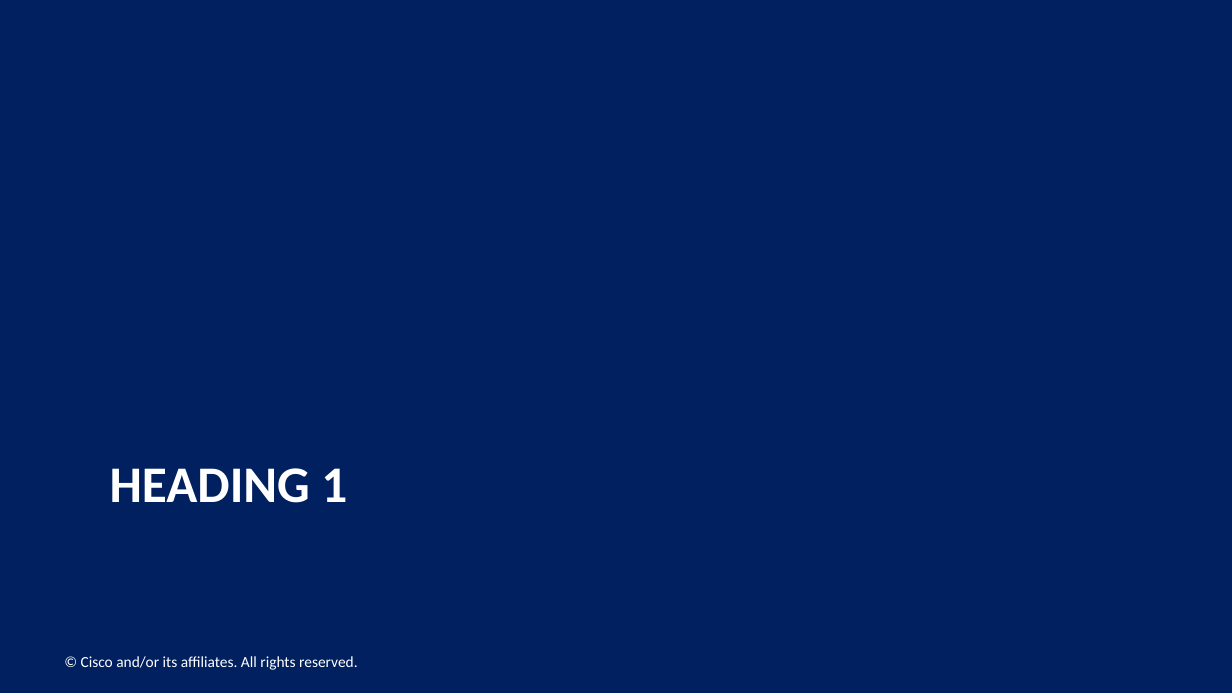
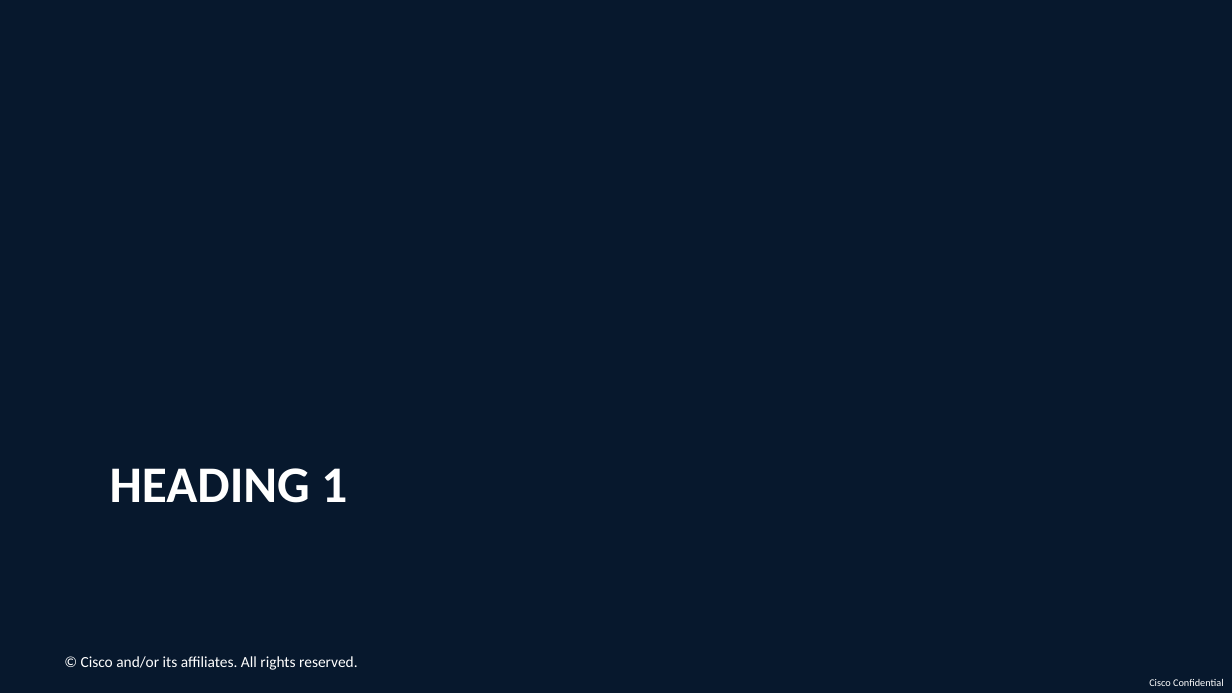
Before and after one commit to sairachakonda-official/pptx, a slide deck: slide 2 of reference.pptx. Drawn at 1232x693 pixels with LibreOffice and Linux fonts; fonts in the diff are those of the drawing; background and template pictures are left out. Boxes give left, top, right and bottom in pixels: in the first picture for what was removed or moved away, otherwise in the second. Text is boxed around its words. In the diff, an @@ line names an element or a change of style, - is before the commit and + after.

Commit message:
a
a

```diff
--- a/reference.pptx
+++ b/reference.pptx
@@ background #002060 to #07182D @@
@@ text added at (x1=1149, y1=679, x2=1224, y2=686), 6 pt, text #FFFFFF @@
+Cisco Confidential
```
Also in this commit, not shown: 25 other slides changed.
